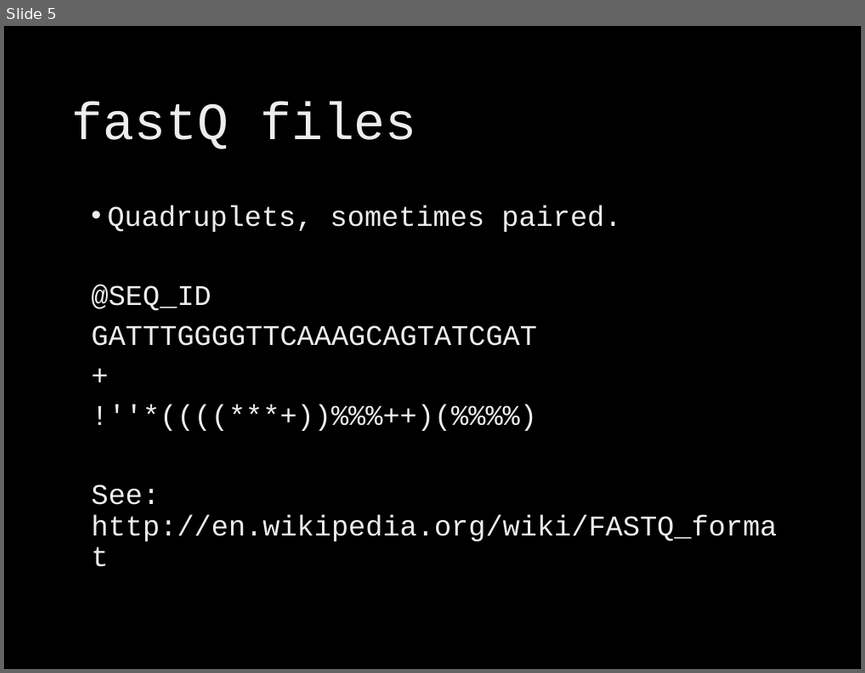
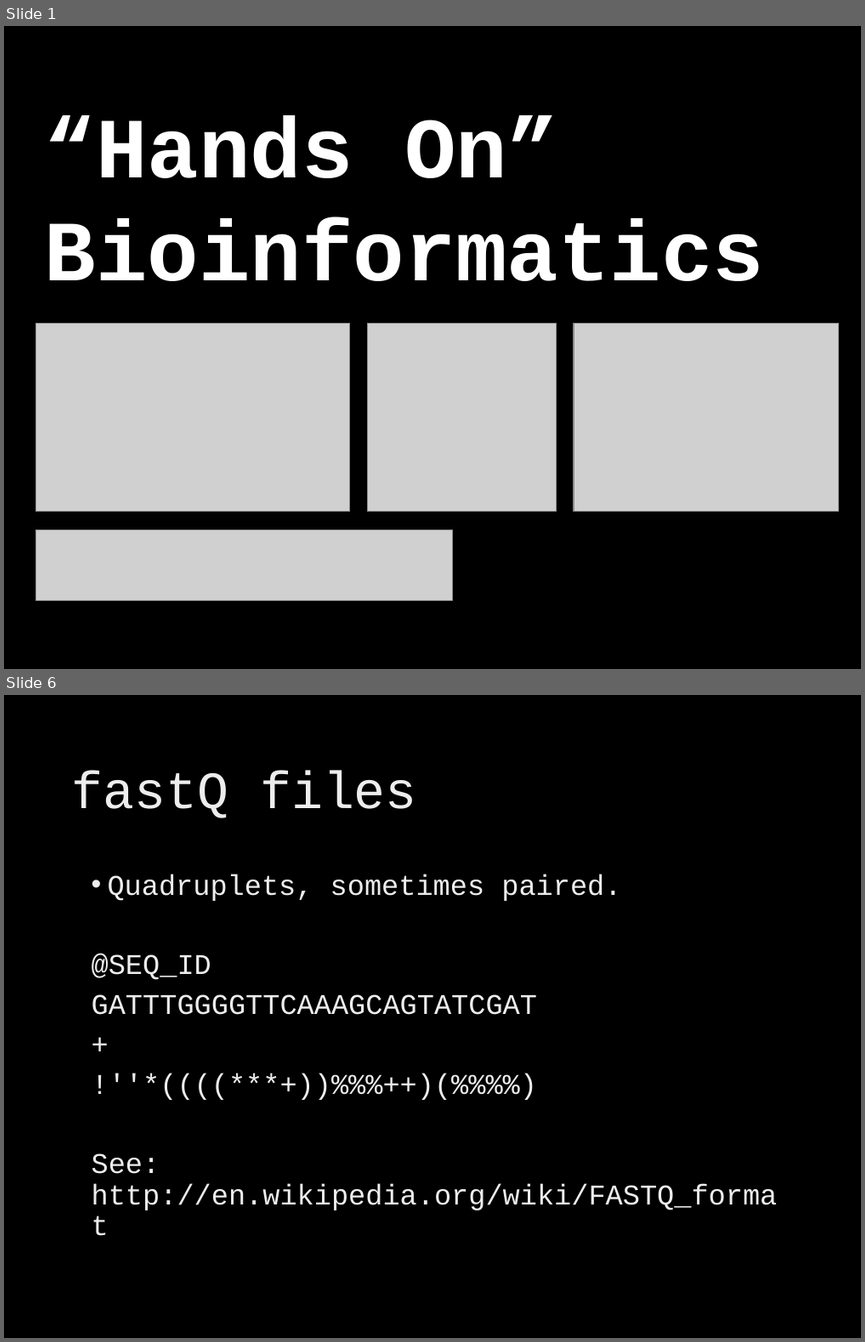
Before and after one commit to brevans/MPS_Workshop, a slide deck: presentations/intro pipelines.pptx. Shown one above the other, each under a label of ours: slide 5 before the commit, slides 1 and 6 after it; the slides between them are not shown. The pictures are 865x673 and 865x1342 pixels, drawn with LibreOffice and Linux fonts; fonts in the diff are those of the drawing; grey boxes stand for pictures; background and template pictures are left out. Boxes give left, top, right and bottom in pixels: in the first picture for what was removed or moved away, otherwise in the second. Text is boxed around its words. In the diff, an @@ line names an element or a change of style, - is before the commit and + after.

```diff
--- a/presentations/intro pipelines.pptx
+++ b/presentations/intro pipelines.pptx
@@ slide 1 added at (4,26,861,669), background picture (left out) @@
@@ text added at (45,116,765,281), 72 pt, text #FFFFFF, bold @@
+“Hands On”
+Bioinformatics
@@ picture added at (35,324,349,512) @@
@@ picture added at (367,324,556,512) @@
@@ picture added at (574,324,839,512) @@
@@ picture added at (35,530,452,600) @@
@@ what was slide 5 is now slide 6 @@
```
Also in this commit, not shown: 10 slides changed, 4 other slides added, 3 slides removed.
